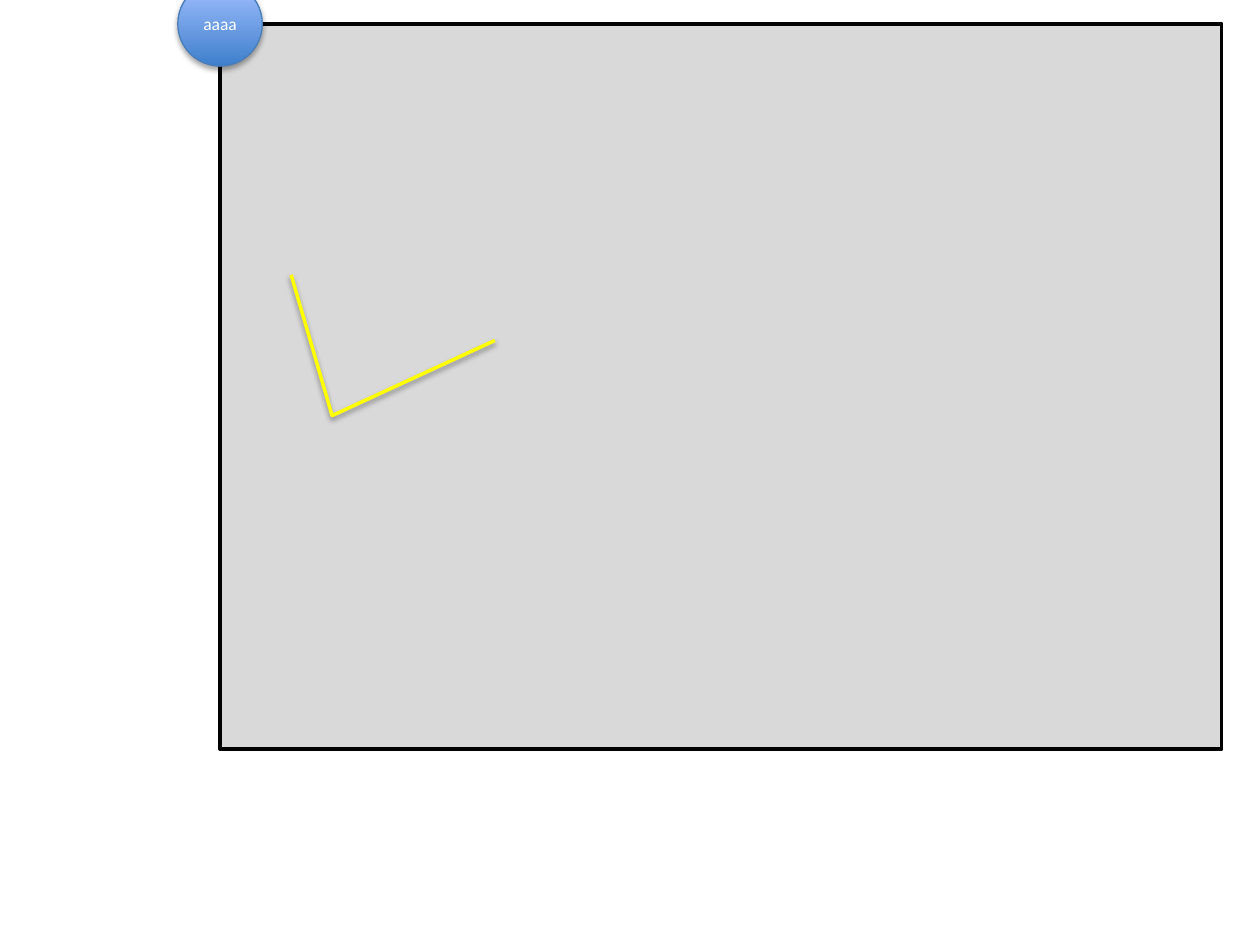
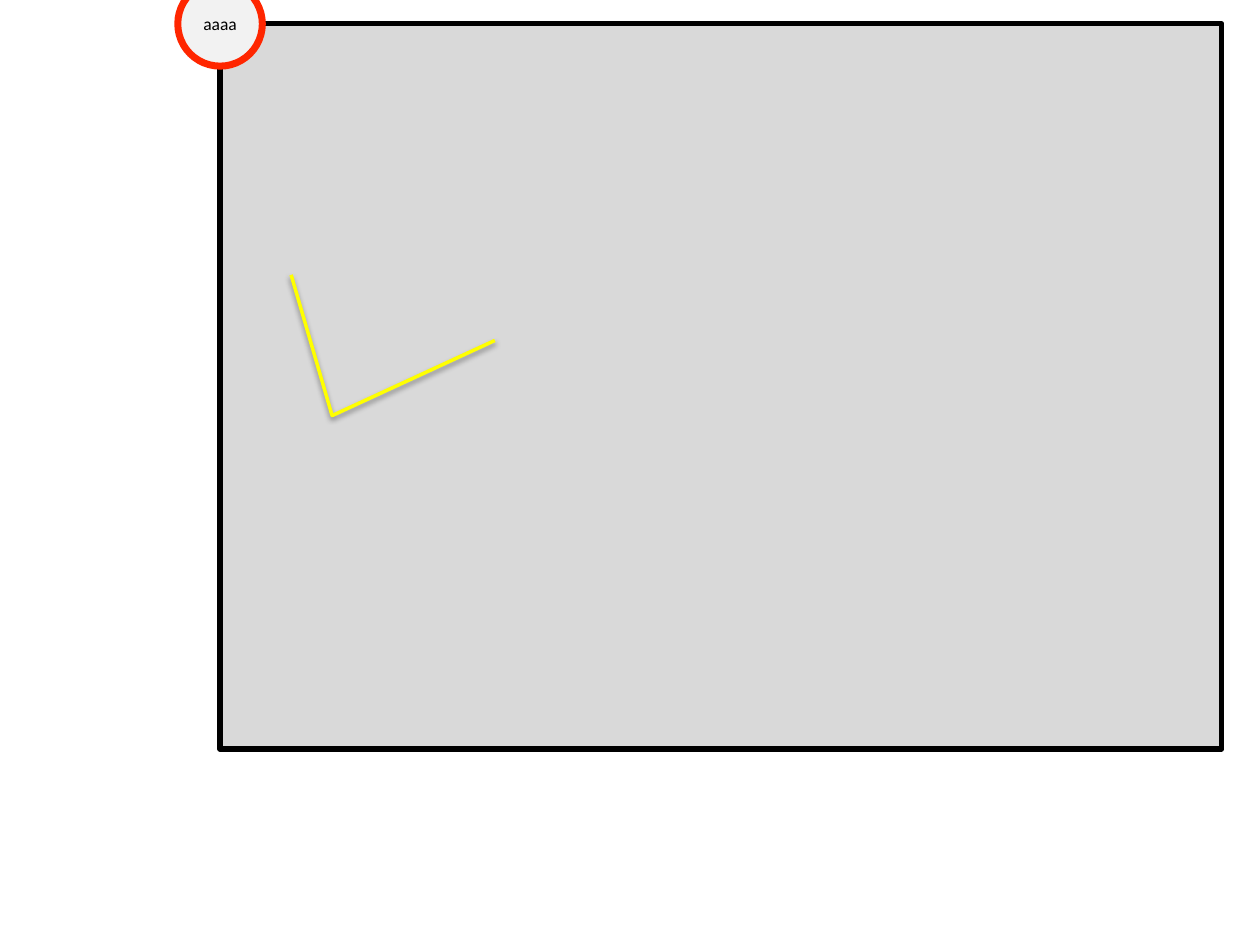
Before and after one commit to debrief/ppt_renderer, a slide deck: slide 1 of donor.pptx. Drawn at 1260x945 pixels with LibreOffice and Linux fonts; fonts in the diff are those of the drawing. Boxes give left, top, right and bottom in pixels: in the first picture for what was removed or moved away, otherwise in the second. Text is boxed around its words. In the diff, an @@ line names an element or a change of style, - is before the commit and + after.

```diff
--- a/donor.pptx
+++ b/donor.pptx
@@ ellipse "aaaa" at (x1=178, y1=0, x2=262, y2=66): text colour #FFFFFF to #000000; fill gradient #3F80CE to #A4C4FF to #F2F2F2; outline #4B7EBC 0.75 pt to #FF2600 4 pt; shadow off @@
@@ rectangle at (x1=220, y1=24, x2=1222, y2=750): outline #000000 2 pt to #000000 3 pt @@
```
Also in this commit, not shown: 7 other files.
